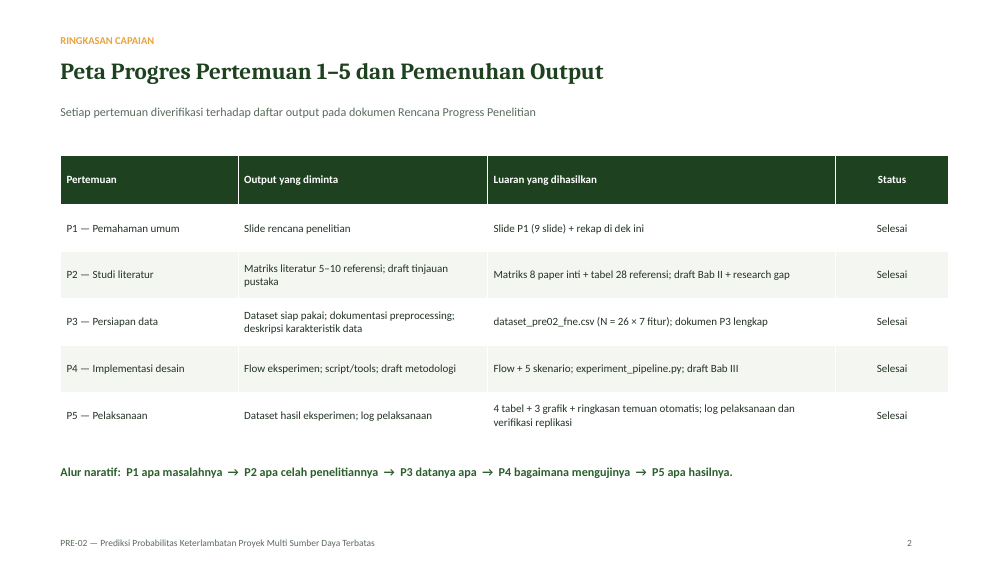
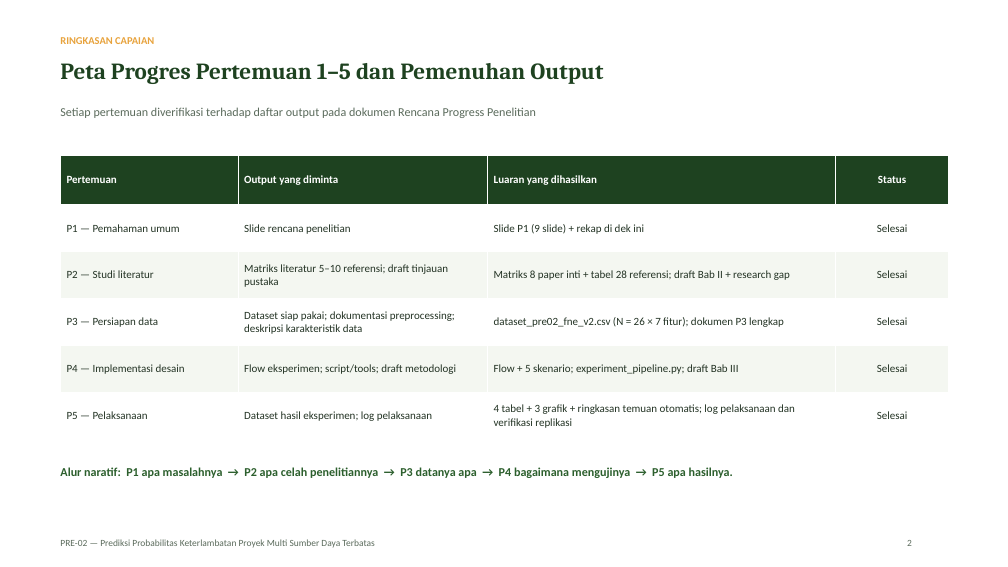
Before and after one commit to mug31/MP-PRE-02, a slide deck: slide 2 of 05_presentasi_progres/PRE02_Presentasi_Progres_Pertemuan1-5.pptx. Drawn at 1008x567 pixels with LibreOffice and Linux fonts; fonts in the diff are those of the drawing. Boxes give left, top, right and bottom in pixels: in the first picture for what was removed or moved away, otherwise in the second. Text is boxed around its words. In the diff, an @@ line names an element or a change of style, - is before the commit and + after.

```diff
--- a/05_presentasi_progres/PRE02_Presentasi_Progres_Pertemuan1-5.pptx
+++ b/05_presentasi_progres/PRE02_Presentasi_Progres_Pertemuan1-5.pptx
@@ table at (60, 155, 949, 439) @@
-row 4, column 3: dataset_pre02_fne.csv (N = 26 × 7 fitur); dokumen P3 lengkap
+row 4, column 3: dataset_pre02_fne_v2.csv (N = 26 × 7 fitur); dokumen P3 lengkap
```
Also in this commit, not shown: 1 other slide changed, 12 other files.
